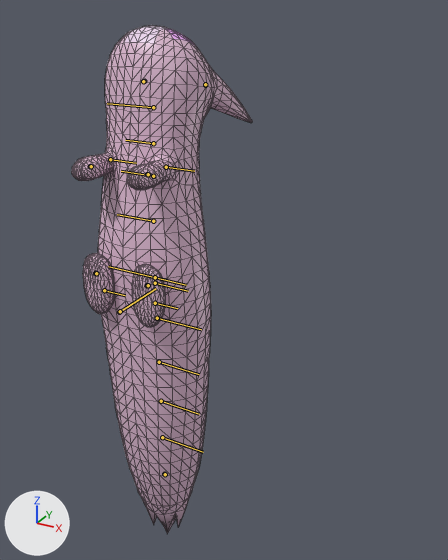
The FBX model Assets/Display/Model/Furret.fbx as it was, and as the next commit left it.
Both versions are drawn from a camera (50 mm lens) standing at (102.5, -124.7, 79.5) and looking at (13.3, 37.6, -1.7). Lighting does not change. The marker at lower left points along +X, +Y and +Z. The bones that bend it are drawn over the model as lines. Mesh edges are drawn as thin lines.

Objects in the first picture: 'model'.
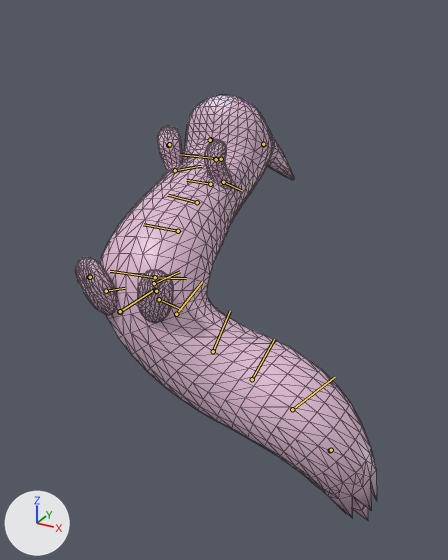
Commit message: Animate take action.

The newer file adds an action. The first version stands in its rest pose; the second is drawn at frame 24 of the action 'model_skeleton|take'.

The edits, one by one:
Bone 'Waist' (bone_waist) turns from (0, 0, 0) to (0, 64, 1) degrees about its own x, y and z.
Bone 'Spine1' (bone_spine1) turns from (0, 0, 0) to (-4, -12, 1) degrees about its own x, y and z.
Bone 'Spine2' (bone_spine2) turns from (0, 0, 0) to (6, 5, -1) degrees about its own x, y and z.
Bone 'Spine3' (bone_spine3) turns from (0, 0, 0) to (2, 0, -4) degrees about its own x, y and z.
Bone 'Neck1' (bone_neck1) turns from (0, 0, 0) to (-5, -18, 2) degrees about its own x, y and z.
Bone 'Head' (bone_head) turns from (0, 0, 0) to (4, -30, 2) degrees about its own x, y and z.
Bone 'LEar' (bone_lear) turns from (0, 0, 0) to (-8, 4, 0) degrees about its own x, y and z.
Bone 'REar' (bone_rear) turns from (0, 0, 0) to (-8, 4, -4) degrees about its own x, y and z.
Bone 'LArm' (bone_larm) turns from (0, 0, 0) to (-19, -7, -8) degrees about its own x, y and z.
Bone 'LForeArm' (bone_lforearm) turns from (0, 0, 0) to (-8, -43, 4) degrees about its own x, y and z.
Bone 'RArm' (bone_rarm) turns from (0, 0, 0) to (33, -21, -11) degrees about its own x, y and z.
Bone 'RForeArm' (bone_rforearm) turns from (0, 0, 0) to (4, -47, 5) degrees about its own x, y and z.
Bone 'Hips' (bone_hips) turns from (0, 0, 0) to (6, 30, 10) degrees about its own x, y and z.
Bone 'Tail1' (bone_tail1) turns from (0, 0, 0) to (24, 39, 32) degrees about its own x, y and z.
Bone 'Tail2' (bone_tail2) turns from (0, 0, 0) to (-7, -9, 22) degrees about its own x, y and z.
Bone 'Tail3' (bone_tail3) turns from (0, 0, 0) to (-7, -6, 18) degrees about its own x, y and z.
Bone 'Tail4' (bone_tail4) turns from (0, 0, 0) to (-6, 1, -2) degrees about its own x, y and z.
Bone 'Tail5' (bone_tail5) turns from (0, 0, 0) to (-8, 15, -21) degrees about its own x, y and z.
Bone 'Tail6' (bone_tail6) turns from (0, 0, 0) to (-7, 11, -18) degrees about its own x, y and z.
Bone 'LFoot' (bone_lfoot) moves from (0.0, 0.0, 0.0) to (-7.5, 0.5, 2.3).
Bone 'LFoot' (bone_lfoot) turns from (0, 0, 0) to (27, 44, 39) degrees about its own x, y and z.
Bone 'LToe' (bone_ltoe) turns from (0, 0, 0) to (0, -13, 0) degrees about its own x, y and z.
Bone 'RFoot' (bone_rfoot) moves from (0.0, 0.0, 0.0) to (-5.8, 0.2, 1.9).
Bone 'RFoot' (bone_rfoot) turns from (0, 0, 0) to (-13, 43, -16) degrees about its own x, y and z.
Bone 'RToe' (bone_rtoe) turns from (0, 0, 0) to (0, -10, 0) degrees about its own x, y and z.

Pixel boxes [x1, y1, x2, y2] of what changed, in the pictures (448 x 560 px):
'model', posed (66% wider, 16% shorter): before [71, 25, 252, 534]; after [76, 95, 377, 521]
bone 'Spine1', root to tip: before (155, 277) to (108, 266); after (155, 277) to (110, 271)
bone 'Spine2', root to tip: before (153, 221) to (117, 214); after (178, 231) to (143, 224)
bone 'Spine3', root to tip: before (153, 176) to (121, 171); after (197, 202) to (168, 195)
bone 'Neck1', root to tip: before (153, 143) to (125, 140); after (210, 184) to (186, 180)
bone 'Head', root to tip: before (153, 107) to (107, 103); after (221, 159) to (180, 154)
bone 'LEar', root to tip: before (205, 85) to (205, 84); after (263, 144) to (263, 144)
bone 'REar', root to tip: before (144, 81) to (143, 81); after (210, 139) to (210, 140)
bone 'LArm', root to tip: before (166, 167) to (194, 171); after (223, 182) to (241, 190)
bone 'LForeArm', root to tip: before (147, 174) to (148, 174); after (215, 159) to (216, 159)
bone 'RArm', root to tip: before (110, 159) to (136, 163); after (175, 170) to (201, 166)
bone 'RForeArm', root to tip: before (90, 166) to (91, 166); after (168, 145) to (169, 144)
bone 'Hips', root to tip: before (155, 277) to (186, 285); after (155, 277) to (186, 278)
bone 'Tail1', root to tip: before (155, 283) to (188, 291); after (154, 283) to (180, 271)
bone 'Tail2', root to tip: before (157, 318) to (201, 329); after (176, 314) to (202, 281)
bone 'Tail3', root to tip: before (159, 362) to (199, 374); after (213, 351) to (230, 311)
bone 'Tail4', root to tip: before (161, 401) to (199, 414); after (252, 379) to (274, 339)
bone 'Tail5', root to tip: before (162, 437) to (203, 452); after (292, 409) to (335, 377)
bone 'Tail6', root to tip: before (164, 474) to (165, 474); after (330, 450) to (331, 450)
bone 'LFoot', root to tip: before (155, 303) to (177, 308); after (159, 299) to (182, 310)
bone 'LToe', root to tip: before (147, 285) to (148, 285); after (155, 290) to (156, 291)
bone 'RFoot', root to tip: before (104, 290) to (125, 295); after (106, 291) to (125, 288)
bone 'RToe', root to tip: before (95, 273) to (96, 273); after (89, 277) to (90, 277)
